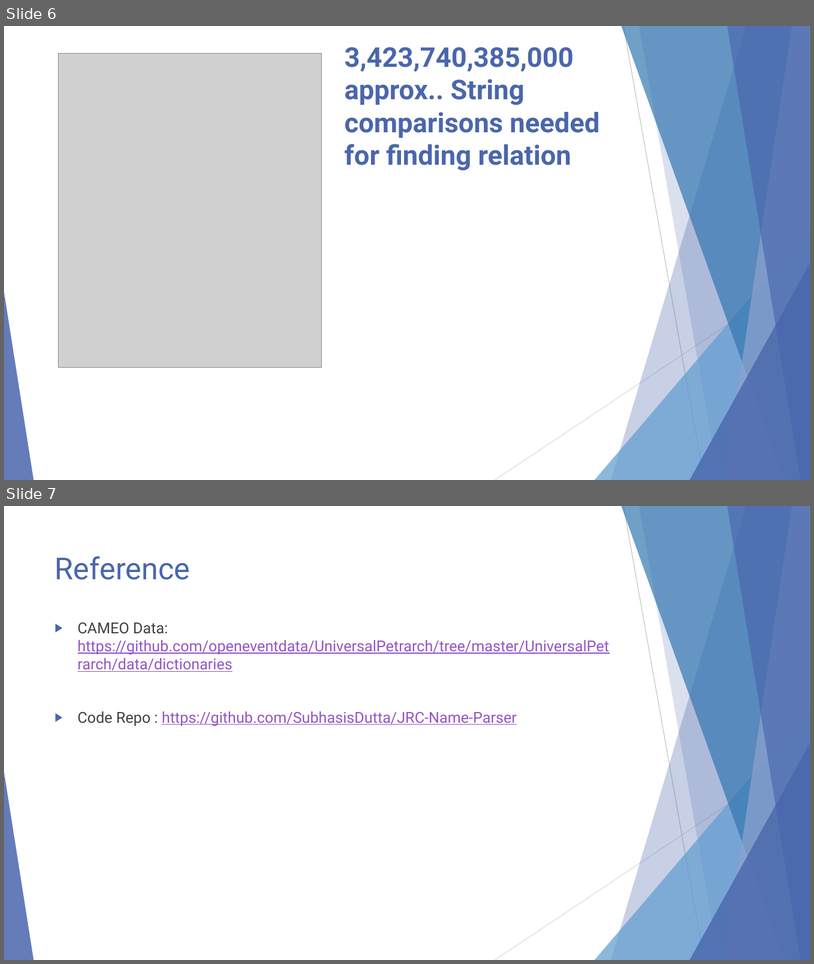
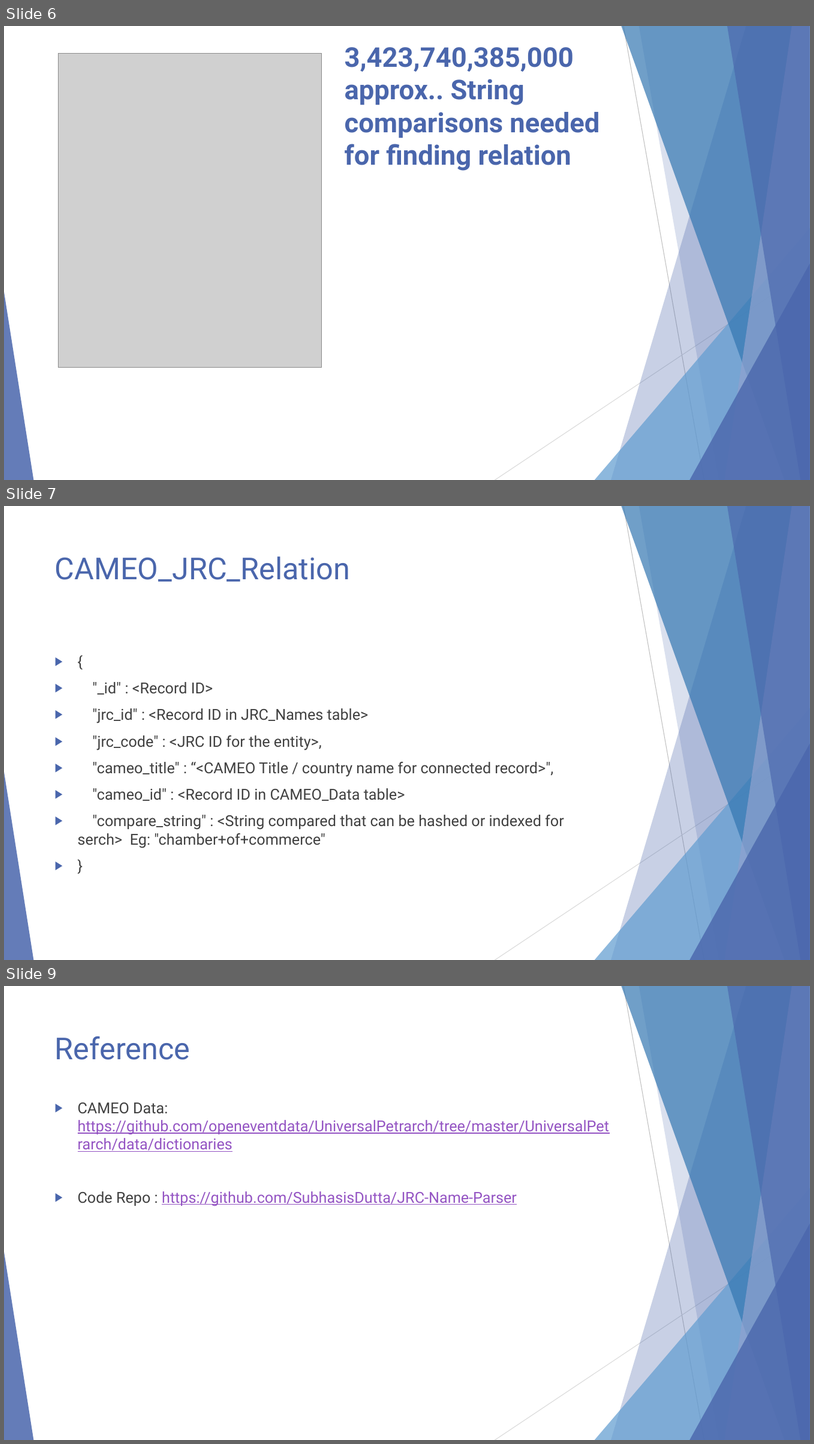
Before and after one commit to SubhasisDutta/CAMEO-JRC-Database, a slide deck: docs/CAMEO Name Paser.pptx. Shown one above the other, each under a label of ours: slides 6 and 7 before the commit, slides 6, 7 and 9 after it; the slides between them are not shown. The pictures are 814x964 and 814x1444 pixels, drawn with LibreOffice and Linux fonts; fonts in the diff are those of the drawing; grey boxes stand for pictures. Boxes give left, top, right and bottom in pixels: in the first picture for what was removed or moved away, otherwise in the second. Text is boxed around its words. In the diff, an @@ line names an element or a change of style, - is before the commit and + after.

Commit message:
Get entity Stats

```diff
--- a/docs/CAMEO Name Paser.pptx
+++ b/docs/CAMEO Name Paser.pptx
@@ slide 7 added at [4,506,810,960], background #FFFFFF; not listed: 10 template elements that a slide beside it also shows @@
@@ title added at [55,556,351,582], 36 pt, text #4A66AC @@
+CAMEO_JRC_Relation
@@ text added at [78,682,564,848], 18 pt, text #404040 @@
+▶ {
+▶ "_id" : <Record ID>
+▶ "jrc_id" : <Record ID in JRC_Names table>
+▶ "jrc_code" : <JRC ID for the entity>,
+▶ "cameo_title" : “<CAMEO Title / country name for connected record>",
+▶ "cameo_id" : <Record ID in CAMEO_Data table>
+▶ "compare_string" : <String compared that can be hashed or indexed for serch> Eg: "chamber+of+commerce"
+▶ }
@@ what was slide 7 is now slide 9 @@
```
Also in this commit, not shown: 1 other slide added, 2 other files.
